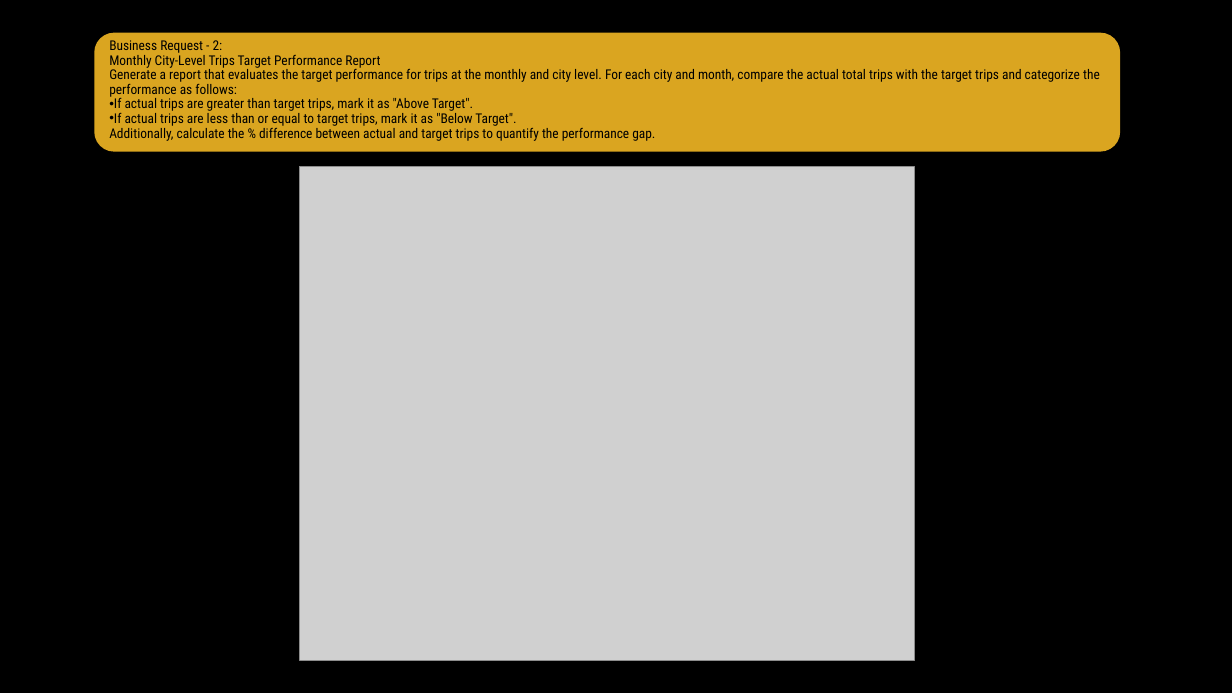
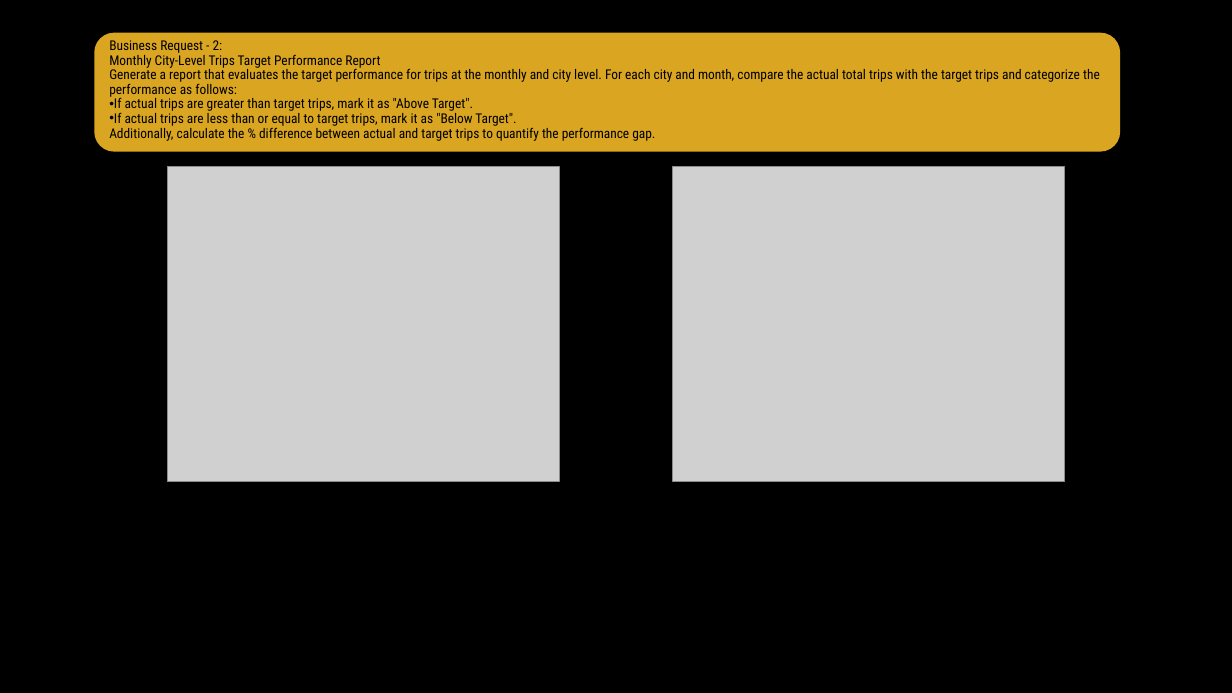
Before and after one commit to Gaurav-Wankhede/Goodcabs-Tier-2-Cities, a slide deck: slide 10 of Resume Challange 13.pptx. Drawn at 1232x693 pixels with LibreOffice and Linux fonts; fonts in the diff are those of the drawing; grey boxes stand for pictures; background and template pictures are left out. Boxes give left, top, right and bottom in pixels: in the first picture for what was removed or moved away, otherwise in the second. Text is boxed around its words. In the diff, an @@ line names an element or a change of style, - is before the commit and + after.

```diff
--- a/Resume Challange 13.pptx
+++ b/Resume Challange 13.pptx
@@ picture: place and size @@
-picture at <box>300,167,915,661</box>
+picture at <box>167,167,559,482</box>
@@ picture added at <box>673,167,1065,482</box> @@
```
Also in this commit, not shown: 1 other file.
